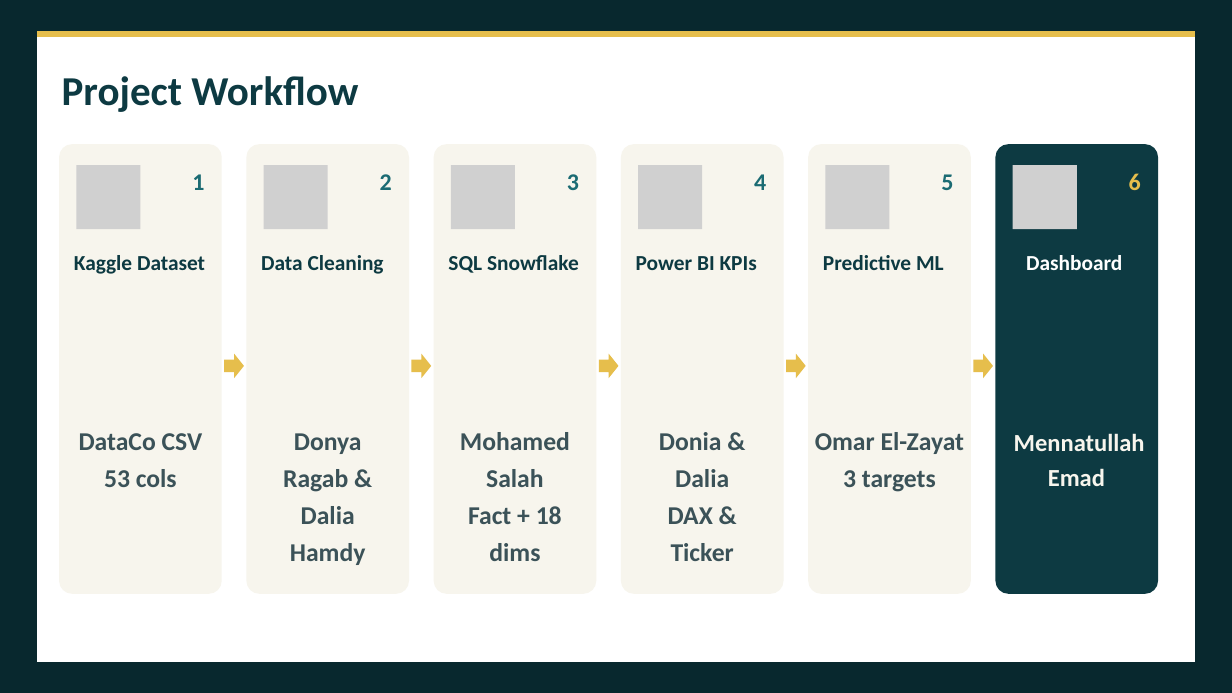
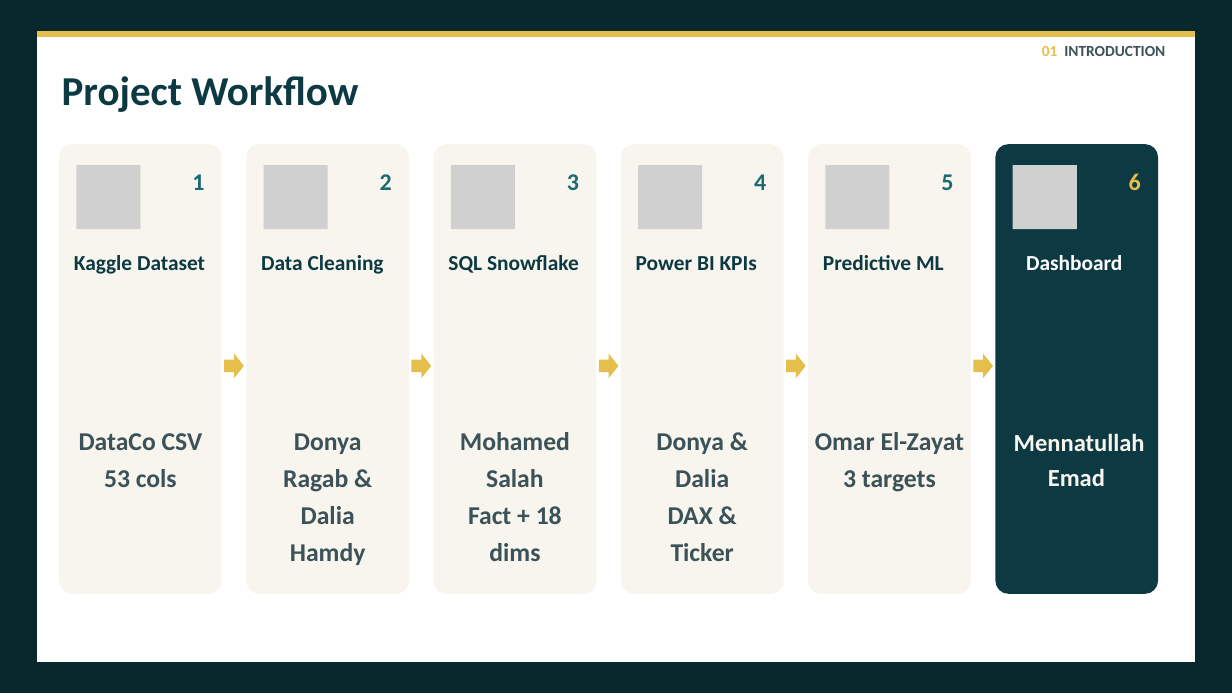
Before and after one commit to Team5-Depi/Supply-Chain-Dataset-Analysis-Final_Project, a slide deck: slide 11 of Presentation/Supply_Chain_Dataset_Analysis_Presentation.pptx (slide 6 before the commit). Drawn at 1232x693 pixels with LibreOffice and Linux fonts; fonts in the diff are those of the drawing; grey boxes stand for pictures. Boxes give left, top, right and bottom in pixels: in the first picture for what was removed or moved away, otherwise in the second. Text is boxed around its words. In the diff, an @@ line names an element or a change of style, - is before the commit and + after.

```diff
--- a/Presentation/Supply_Chain_Dataset_Analysis_Presentation.pptx
+++ b/Presentation/Supply_Chain_Dataset_Analysis_Presentation.pptx
@@ text added at <box>1042,46,1165,56</box>, 18 pt, text #3B5258, bold @@
+01 INTRODUCTION
@@ text at <box>656,433,729,487</box>: text changed @@
-Donia & Dalia
+Donya & Dalia
```
Also in this commit, not shown: 10 other slides changed, 46 slides added, 4 slides removed, 2 other files.
